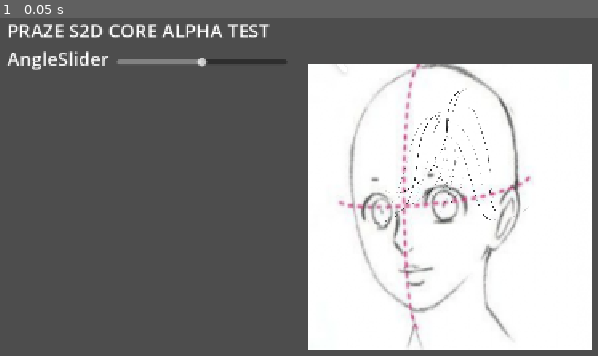
Above: before the commit, frame 1.
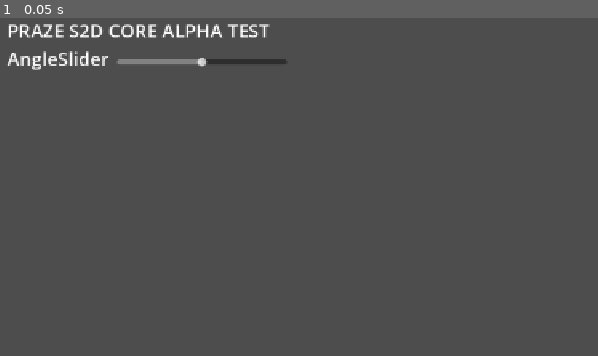
Above: after the commit, the same moment.

Repository: ZpycuA/praze_S2D_Core
Game: Godot game, scene res://main.tscn
Two runs of this game, one before a commit and one after it. Both use one fixed random seed, a clock stepped at 60 frames per second and the inputs below. The project has no main scene, so this scene is started directly.
Inputs:
- Up to frame 1 (0.05 s): no input

The runs differ from the first frame. In frame 1, 40% of the frame differs, in the area x 51-99%, y 13-99%.
Error before the commit: Invalid call. Nonexistent function 'lock' in base 'Image'. (res://scripts/character_renderer.gd:171)
Error after the commit: Parse Error: Function "_create_placeholder_texture()" not found in base self. (res://scripts/character_renderer.gd:31)

Commit message:
revert: restore original character_renderer.gd content on branch

Diff:
--- a/scripts/character_renderer.gd
+++ b/scripts/character_renderer.gd
@@ -52,14 +52,14 @@
 		return
 
 	# 当前 Shader 最多支持 2 层（后层 + 前层），取实际层数和 2 的最小值
-	var num_layers = min(character_data.views[0].layers.size(), 2)
+	var num_layers = mini(character_data.views[0].layers.size(), 2)
 
-	# 清空所有层的纹理槽位（5 个角度），先填充为透明占位纹理，避免 shader 出现调试颜色
+	# 清空所有层的纹理槽位（5 个角度）
 	for l in range(2):
 		for v in range(5):
-			_material.set_shader_parameter("layer_%d_tex_%d" % [l, v], _placeholder_tex)
+			_material.set_shader_parameter("layer_%d_tex_%d" % [l, v], null)
 
-	# 为每一层设置 depth / anchor（如果有），并把每个视图的纹理填进去
+	# 遍历每个视图，设置纹理
 	for view in character_data.views:
 		var view_index = angle_to_index(view.angle)
 		if view_index == -1:
@@ -69,20 +69,16 @@
 		for l in range(num_layers):
 			if l < view.layers.size():
 				var layer = view.layers[l]
-				# 只要有 layer 对象就设置对应 slot（覆盖占位纹理）
-				_material.set_shader_parameter("layer_%d_tex_%d" % [l, view_index], layer.texture if layer.texture != null else _placeholder_tex)
-				# depth / anchor 对每层而言是全局的——以最后一次设置为准（通常每层在所有 view 中 depth 相同）
+				_material.set_shader_parameter("layer_%d_tex_%d" % [l, view_index], layer.texture)
 				_material.set_shader_parameter("layer_%d_depth" % l, layer.depth)
 				_material.set_shader_parameter("layer_%d_anchor" % l, layer.anchor)
 
 	# 使用第一个视图的第一层纹理作为 Sprite2D 的占位纹理，确保正确的 UV 区域
-	if character_data.views[0].layers.size() > 0 and character_data.views[0].layers[0].texture != null:
+	if character_data.views[0].layers.size() > 0:
 		_sprite.texture = character_data.views[0].layers[0].texture
 	else:
-		# 如果没有任何纹理可用，使用透明占位纹理
-		_sprite.texture = _placeholder_tex
-		push_warning("CharacterRenderer: First view has no layers or texture; using transparent placeholder.")
-
+		push_warning("CharacterRenderer: First view has no layers.")
+	# 调试：打印每个视图的映射结果
 	# 调试：打印每个视图、每一层的映射和纹理状态
 	for view in character_data.views:
 		var idx = angle_to_index(view.angle)
@@ -136,40 +132,17 @@
 	return expression_strength
 
 
-## 获取 shader 当前参数（调试）
-func debug_print_shader_state():
-	if not _material: return
-	print("view_angle:", _material.get_shader_parameter("view_angle"))
-	print("parallax_strength:", _material.get_shader_parameter("parallax_strength"))
-	for l in range(2):
-		print("layer_%d_depth:" % l, _material.get_shader_parameter("layer_%d_depth" % l))
-		print("layer_%d_anchor:" % l, _material.get_shader_parameter("layer_%d_anchor" % l))
-
-
 ## 将角度值映射到纹理索引（0~4），无效角度返回 -1
 func angle_to_index(angle: float) -> int:
-	# 使用就近映射，避免严格的浮点相等判断导致槽位未被填充
-	var angles = [-90.0, -45.0, 0.0, 45.0, 90.0]
-	var best_idx = -1
-	var best_dist = 1e9
-	for i in range(angles.size()):
-		var d = abs(angle - angles[i])
-		if d < best_dist:
-			best_dist = d
-			best_idx = i
-	# 可调阈值：如果差距太大（例如用户给了异常角度），返回 -1；阈值设为 60°
-	if best_dist > 60.0:
+	if abs(angle - (-90.0)) < 0.1:
+		return 0
+	elif abs(angle - (-45.0)) < 0.1:
+		return 1
+	elif abs(angle - 0.0) < 0.1:
+		return 2
+	elif abs(angle - 45.0) < 0.1:
+		return 3
+	elif abs(angle - 90.0) < 0.1:
+		return 4
+	else:
 		return -1
-	return best_idx
-
-
-## 生成一个透明 1x1 的占位纹理，避免 shader 采样未绑定的 sampler 时出现调试色
-func _create_placeholder_texture() -> Texture2D:
-	var img = Image.new()
-	# 创建 RGBA8 格式的 1x1 图像
-	img.create(1, 1, false, Image.FORMAT_RGBA8)
-	img.lock()
-	img.set_pixel(0, 0, Color(0, 0, 0, 0))
-	img.unlock()
-	var tex = ImageTexture.create_from_image(img)
-	return tex
